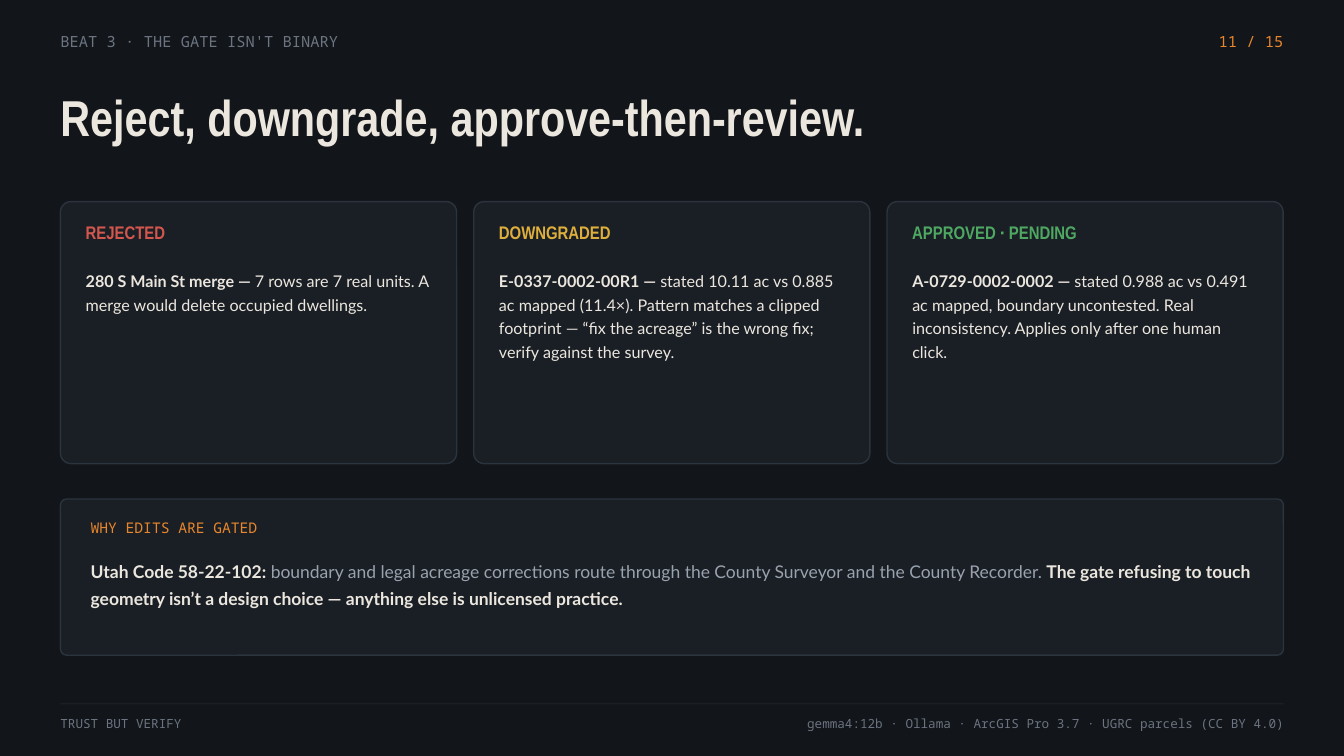
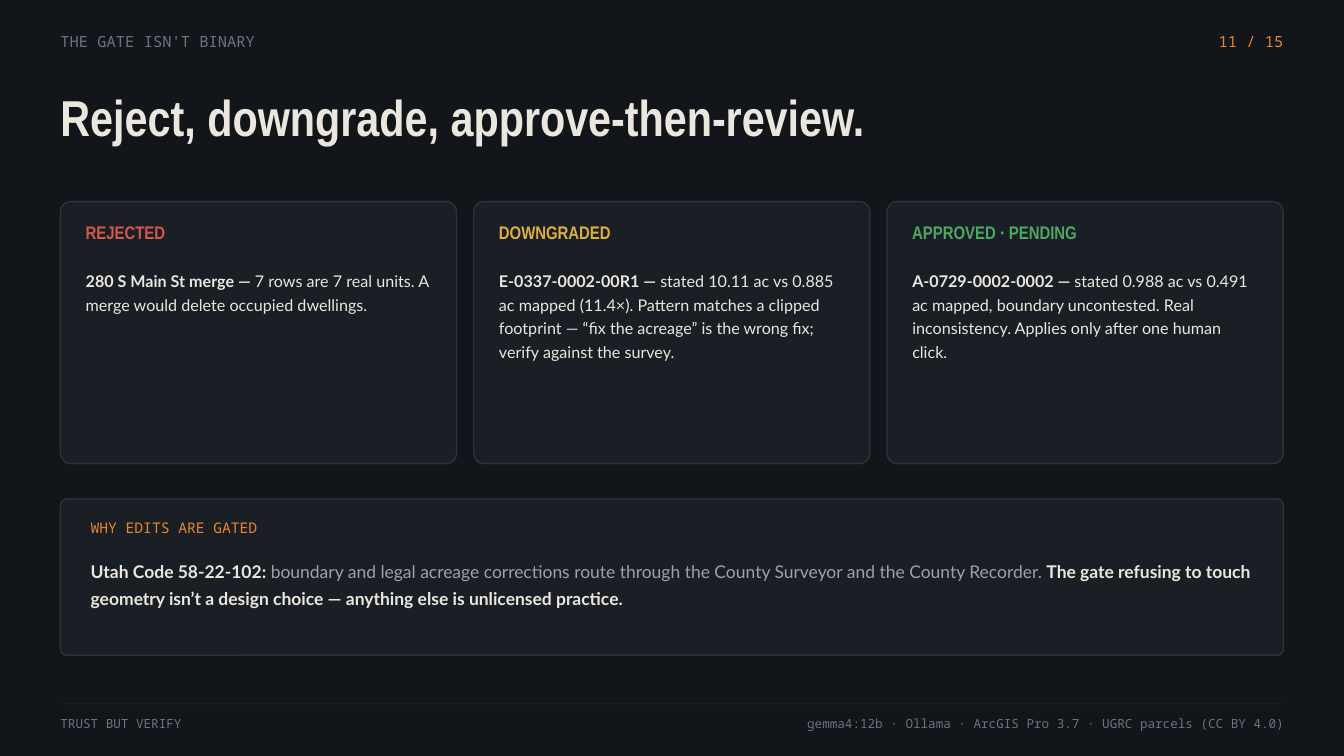
Before and after one commit to Robert-Sunrise-Engineering/G5Presentation, a slide deck: slide 4 of slides/deck_g5_beats2.pptx. Drawn at 1344x756 pixels with LibreOffice and Linux fonts; fonts in the diff are those of the drawing. Boxes give left, top, right and bottom in pixels: in the first picture for what was removed or moved away, otherwise in the second. Text is boxed around its words. In the diff, an @@ line names an element or a change of style, - is before the commit and + after.

```diff
--- a/slides/deck_g5_beats2.pptx
+++ b/slides/deck_g5_beats2.pptx
@@ text at (60,36,255,47): text changed @@
-BEAT 3 · THE GATE ISN'T BINARY
+THE GATE ISN'T BINARY
```
Also in this commit, not shown: 5 other slides changed, 10 other files.
